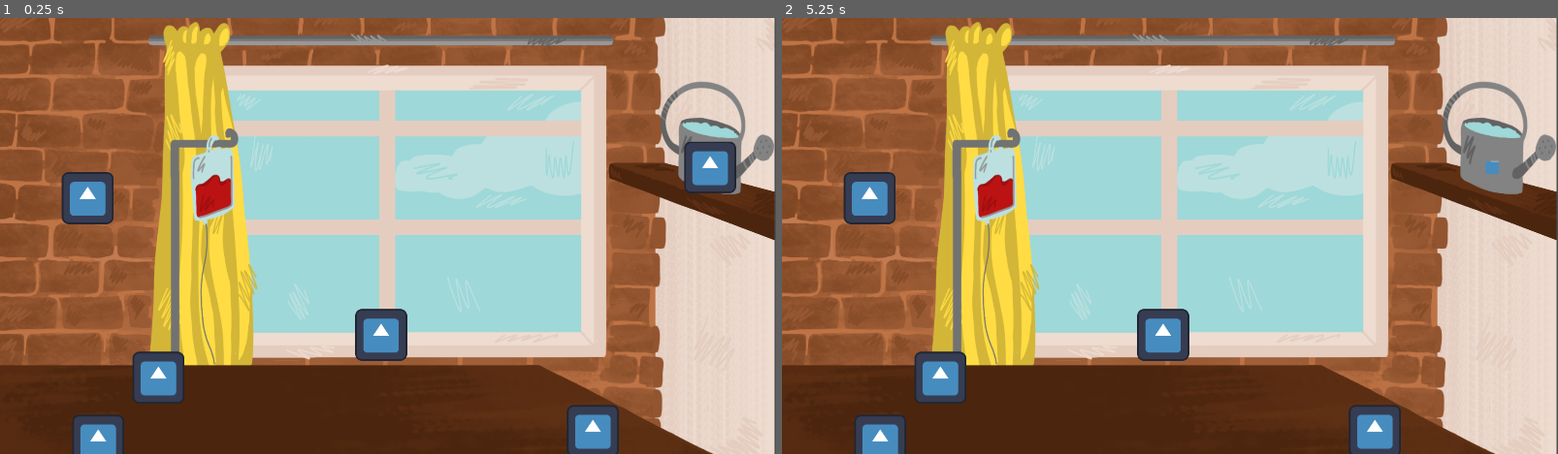
Above: before the commit, frames 1-2 (left to right).
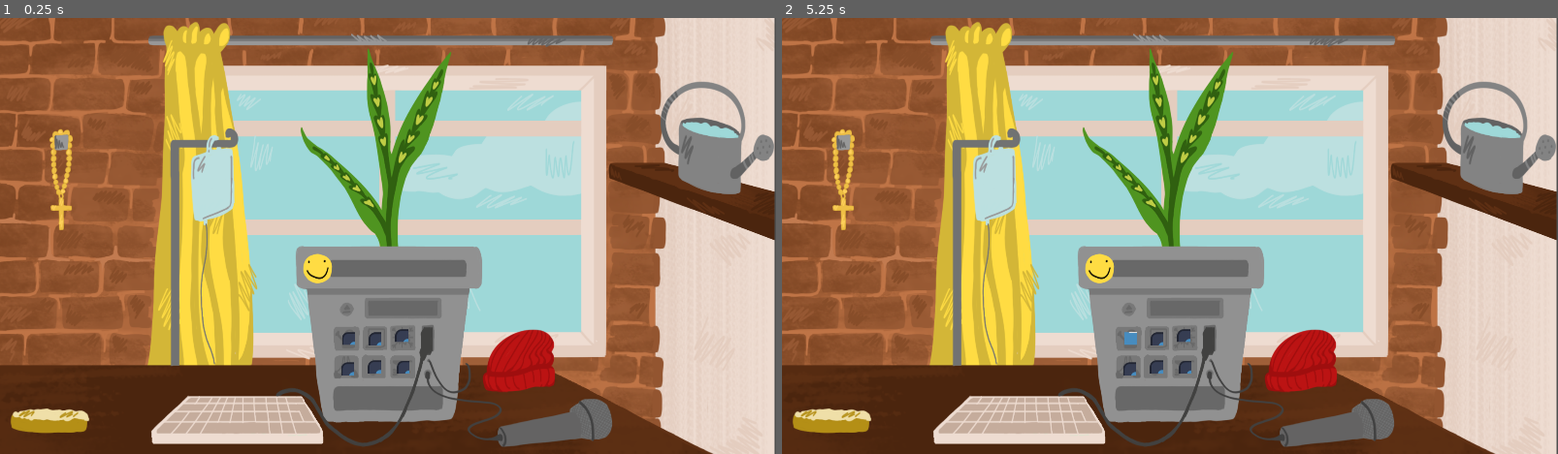
Above: after the commit, the same moments.

Repository: ValetNoir/enjam2025
Game: Godot game, scene res://scenes/mainScene.tscn
Two runs of this game, one before a commit and one after it. Both use one fixed random seed, a clock stepped at 60 frames per second and the inputs below. The project has no main scene, so this scene is started directly. The engine's default icon, where the game draws it, is replaced by a stand-in: a white triangle on a blue panel in a dark square.
Inputs (mouse positions are in pixels of both pictures, inside the frame that each line leads up to):
- Up to frame 1 (0.25 s): no input
- Up to frame 2 (5.25 s): tap Enter at 0.5, 2, 3.5 s; move the mouse to (1340, 214) at 0.52 s; press the mouse at (1340, 214) at 0.53 s; tap Space at 1.25, 2.75, 4.25 s; move the mouse to (1014, 257) at 1.27 s; release the mouse at (1014, 257) at 1.28 s; click (1014, 257) at 1.35 s; move the mouse to (1247, 140) at 2.02 s; press the mouse at (1247, 140) at 2.03 s; move the mouse to (1131, 323) at 2.77 s; release the mouse at (1131, 323) at 2.78 s; click (1131, 323) at 2.85 s; move the mouse to (1402, 301) at 3.52 s; press the mouse at (1402, 301) at 3.53 s; move the mouse to (937, 170) at 4.27 s; release the mouse at (937, 170) at 4.28 s; click (937, 170) at 4.35 s; move the mouse to (1208, 236) at 5.02 s; press the mouse at (1208, 236) at 5.03 s

The runs differ from the first frame. In frame 1, 19% of the frame differs, in the area x 1-95%, y 7-100%; in frame 2, 18%.
Error before the commit: Invalid access to property or key 'is_active' on a base object of type 'Nil'. (res://scripts/plantActivityTrigger.gd:7)
Error after the commit: Invalid access to property or key 'is_active' on a base object of type 'Nil'. (res://scripts/plantActivityTrigger.gd:9)

Commit message:
rework main scene

Diff:
--- a/scenes/led.tscn
+++ b/scenes/led.tscn
@@ -3,9 +3,9 @@
 [ext_resource type="Script" uid="uid://y101syr8i8jc" path="res://scripts/led.gd" id="1_126cy"]
 [ext_resource type="Texture2D" uid="uid://chgswxgrfdo5d" path="res://art/icon.svg" id="1_soycm"]
 
-[sub_resource type="AtlasTexture" id="AtlasTexture_wuehv"]
+[sub_resource type="AtlasTexture" id="AtlasTexture_soycm"]
 atlas = ExtResource("1_soycm")
-region = Rect2(0, 0, 128, 128)
+region = Rect2(0, 0, 32, 32)
 
 [sub_resource type="AtlasTexture" id="AtlasTexture_vcctn"]
 atlas = ExtResource("1_soycm")
@@ -19,7 +19,7 @@
 animations = [{
 "frames": [{
 "duration": 1.0,
-"texture": SubResource("AtlasTexture_wuehv")
+"texture": SubResource("AtlasTexture_soycm")
 }],
 "loop": true,
 "name": &"off",
@@ -38,7 +38,8 @@
 }]
 
 [node name="LED" type="AnimatedSprite2D"]
+z_index = 2
 sprite_frames = SubResource("SpriteFrames_mdyer")
-animation = &"on"
+animation = &"off"
 autoplay = "off"
 script = ExtResource("1_126cy")
--- a/scenes/mainScene.tscn
+++ b/scenes/mainScene.tscn
@@ -1,27 +1,119 @@
-[gd_scene load_steps=7 format=3 uid="uid://d3f1hiiwkltqs"]
+[gd_scene load_steps=22 format=3 uid="uid://d3f1hiiwkltqs"]
 
 [ext_resource type="Texture2D" uid="uid://d0vfo4xdjtr4y" path="res://art/bkground-enjam2025.png" id="1_w16ng"]
 [ext_resource type="Texture2D" uid="uid://cbxbmudi1m1wb" path="res://art/perfusion-pleine.png" id="2_1jq6i"]
 [ext_resource type="Texture2D" uid="uid://cxhachq8bltmh" path="res://art/arosoir.png" id="3_1jq6i"]
 [ext_resource type="PackedScene" uid="uid://dpel28tagyukw" path="res://scenes/problem.tscn" id="3_twn0q"]
+[ext_resource type="Texture2D" uid="uid://c2t8sgc27awge" path="res://art/perfusion-vide.png" id="3_vdgl5"]
 [ext_resource type="PackedScene" uid="uid://wlp0aaf4sfw1" path="res://scenes/trigger.tscn" id="4_hhxvm"]
-[ext_resource type="PackedScene" uid="uid://ch3vuay0jj1wd" path="res://scenes/led.tscn" id="5_w16ng"]
+[ext_resource type="Texture2D" uid="uid://le6y7kk36yi6" path="res://art/bonnet.png" id="5_hnm5q"]
+[ext_resource type="Texture2D" uid="uid://dwwho8nw00ty2" path="res://art/chapelet.png" id="6_0eirs"]
+[ext_resource type="Texture2D" uid="uid://5hgtypeg1kk5" path="res://art/clavier.png" id="7_gg62s"]
+[ext_resource type="Texture2D" uid="uid://dxevplrxlaa0a" path="res://art/micro.png" id="8_f44mt"]
+[ext_resource type="Texture2D" uid="uid://cv3sefqppmq2o" path="res://art/pot-plante.png" id="9_1s0h2"]
+[ext_resource type="Texture2D" uid="uid://g36gsdrbb3u4" path="res://art/tartine.png" id="10_w72fx"]
+[ext_resource type="Texture2D" uid="uid://drv58v1ygo0kg" path="res://art/plante-top.png" id="11_ybfn7"]
+[ext_resource type="Texture2D" uid="uid://bhoadf58jjkt" path="res://art/plante-mid.png" id="12_u2jin"]
+[ext_resource type="Texture2D" uid="uid://y0t175vo6wqw" path="res://art/plante-morte.png" id="13_khoa4"]
+[ext_resource type="PackedScene" uid="uid://djcm1prlftyxe" path="res://scenes/tools/arrosoir.tscn" id="16_gg62s"]
+[ext_resource type="PackedScene" uid="uid://di1ssyrwwp7as" path="res://scenes/tools/priere.tscn" id="17_f44mt"]
+[ext_resource type="PackedScene" uid="uid://dq4khbqrbmc84" path="res://scenes/tools/computerTyping.tscn" id="18_1s0h2"]
+
+[sub_resource type="SpriteFrames" id="SpriteFrames_x04a8"]
+animations = [{
+"frames": [{
+"duration": 1.0,
+"texture": ExtResource("2_1jq6i")
+}],
+"loop": true,
+"name": &"pleine",
+"speed": 5.0
+}, {
+"frames": [{
+"duration": 1.0,
+"texture": ExtResource("3_vdgl5")
+}],
+"loop": true,
+"name": &"vide",
+"speed": 5.0
+}]
+
+[sub_resource type="AtlasTexture" id="AtlasTexture_k7hqw"]
+atlas = ExtResource("11_ybfn7")
+region = Rect2(0, 0, 1920, 1080)
+
+[sub_resource type="SpriteFrames" id="SpriteFrames_tokr4"]
+animations = [{
+"frames": [{
+"duration": 1.0,
+"texture": SubResource("AtlasTexture_k7hqw")
+}],
+"loop": true,
+"name": &"default",
+"speed": 0.0
+}, {
+"frames": [{
+"duration": 1.0,
+"texture": ExtResource("11_ybfn7")
+}, {
+"duration": 1.0,
+"texture": ExtResource("12_u2jin")
+}, {
+"duration": 1.0,
+"texture": ExtResource("13_khoa4")
+}],
+"loop": false,
+"name": &"die",
+"speed": 4.0
+}]
 
 [node name="MainScene" type="Node2D"]
 
-[node name="Node2D" type="Node2D" parent="."]
-
-[node name="Background" type="Sprite2D" parent="Node2D"]
+[node name="Graphics" type="Node2D" parent="."]
+
+[node name="Background" type="Sprite2D" parent="Graphics"]
+z_index = -1
 scale = Vector2(0.997971, 1.0018518)
 texture = ExtResource("1_w16ng")
 centered = false
 
-[node name="PerfusionPleine" type="Sprite2D" parent="Node2D"]
-texture = ExtResource("2_1jq6i")
-centered = false
-
-[node name="Arosoir" type="Sprite2D" parent="Node2D"]
+[node name="Perfusion" type="AnimatedSprite2D" parent="Graphics"]
+sprite_frames = SubResource("SpriteFrames_x04a8")
+animation = &"vide"
+centered = false
+
+[node name="Arrosoir" type="Sprite2D" parent="Graphics"]
 texture = ExtResource("3_1jq6i")
+centered = false
+
+[node name="Bonnet" type="Sprite2D" parent="Graphics"]
+texture = ExtResource("5_hnm5q")
+centered = false
+
+[node name="Chapelet" type="Sprite2D" parent="Graphics"]
+texture = ExtResource("6_0eirs")
+centered = false
+
+[node name="Clavier" type="Sprite2D" parent="Graphics"]
+texture = ExtResource("7_gg62s")
+centered = false
+
+[node name="Micro" type="Sprite2D" parent="Graphics"]
+texture = ExtResource("8_f44mt")
+centered = false
+
+[node name="PotPlante" type="Sprite2D" parent="Graphics"]
+z_index = 1
+texture = ExtResource("9_1s0h2")
+centered = false
+
+[node name="Tartine" type="Sprite2D" parent="Graphics"]
+texture = ExtResource("10_w72fx")
+centered = false
+
+[node name="PlanteTop" type="AnimatedSprite2D" parent="Graphics"]
+sprite_frames = SubResource("SpriteFrames_tokr4")
+autoplay = "default"
 centered = false
 
 [node name="Problems" type="Node" parent="."]
@@ -30,93 +122,104 @@
 unlock_time = 5
 reload_time = 30
 
-[node name="LED" parent="Problems/Soif" instance=ExtResource("5_w16ng")]
-position = Vector2(1757, 370)
+[node name="LED" parent="Problems/Soif" index="1"]
+position = Vector2(862, 794)
 
 [node name="Triste" parent="Problems" instance=ExtResource("3_twn0q")]
 unlock_time = 20
 reload_time = 30
 
-[node name="LED" parent="Problems/Triste" instance=ExtResource("5_w16ng")]
-position = Vector2(943, 785)
+[node name="LED" parent="Problems/Triste" index="1"]
+position = Vector2(928, 795)
 
 [node name="Froid" parent="Problems" instance=ExtResource("3_twn0q")]
 unlock_time = 45
 reload_time = 30
 
-[node name="LED" parent="Problems/Froid" instance=ExtResource("5_w16ng")]
-position = Vector2(392, 891)
+[node name="LED" parent="Problems/Froid" index="1"]
+position = Vector2(994, 787)
 
 [node name="Sombre" parent="Problems" instance=ExtResource("3_twn0q")]
 unlock_time = 60
 reload_time = 30
 
-[node name="LED" parent="Problems/Sombre" instance=ExtResource("5_w16ng")]
-position = Vector2(217, 446)
+[node name="LED" parent="Problems/Sombre" index="1"]
+position = Vector2(860, 869)
 
 [node name="Faible" parent="Problems" instance=ExtResource("3_twn0q")]
 unlock_time = 75
 reload_time = 30
 
-[node name="LED" parent="Problems/Faible" instance=ExtResource("5_w16ng")]
-position = Vector2(1467, 1023)
+[node name="LED" parent="Problems/Faible" index="1"]
+position = Vector2(926, 864)
 
 [node name="Faim" parent="Problems" instance=ExtResource("3_twn0q")]
 unlock_time = 90
 reload_time = 30
 
-[node name="LED" parent="Problems/Faim" instance=ExtResource("5_w16ng")]
-position = Vector2(243, 1047)
+[node name="LED" parent="Problems/Faim" index="1"]
+position = Vector2(998, 865)
 
 [node name="Triggers" type="Node" parent="."]
 
-[node name="Arrosoir" parent="Triggers" instance=ExtResource("4_hhxvm")]
+[node name="Arrosoir" parent="Triggers" node_paths=PackedStringArray("linkedProblem") instance=ExtResource("4_hhxvm")]
+position = Vector2(2, 5)
+linkedProblem = NodePath("../../Problems/Soif")
+linkedSolution = ExtResource("16_gg62s")
 
 [node name="CollisionPolygon2D" parent="Triggers/Arrosoir" index="0"]
-polygon = PackedVector2Array(1772, 74, 1634, 162, 1634, 423, 1761, 499, 1904, 422, 1907, 156)
-
-[node name="Clavier" parent="Triggers" instance=ExtResource("4_hhxvm")]
-
-[node name="CollisionPolygon2D" parent="Triggers/Clavier" index="0"]
-polygon = PackedVector2Array(524, 925, 357, 1006, 370, 1072, 813, 1073, 811, 1006, 744, 920)
-
-[node name="Chapelet" parent="Triggers" instance=ExtResource("4_hhxvm")]
+polygon = PackedVector2Array(1764, 119, 1615, 176, 1617, 396, 1745, 474, 1916, 421, 1912, 197)
+
+[node name="Micro" parent="Triggers" node_paths=PackedStringArray("linkedProblem") instance=ExtResource("4_hhxvm")]
+position = Vector2(52.762115, 726.04285)
+linkedProblem = NodePath("../../Problems/Triste")
+
+[node name="CollisionPolygon2D" parent="Triggers/Micro" index="0"]
+polygon = PackedVector2Array(1501.2379, 255.95715, 1409.2379, 179.95715, 1160.2379, 279.95715, 1168.2379, 350.95715, 1440.2379, 357.95715)
+
+[node name="Bonnet" parent="Triggers" node_paths=PackedStringArray("linkedProblem") instance=ExtResource("4_hhxvm")]
+linkedProblem = NodePath("../../Problems/Froid")
+
+[node name="CollisionPolygon2D" parent="Triggers/Bonnet" index="0"]
+position = Vector2(1015, -14)
+polygon = PackedVector2Array(279, 756, 183, 810, 157, 939, 267, 970, 388, 927, 375, 790)
+
+[node name="Chapelet" parent="Triggers" node_paths=PackedStringArray("linkedProblem") instance=ExtResource("4_hhxvm")]
+linkedProblem = NodePath("../../Problems/Sombre")
+linkedSolution = ExtResource("17_f44mt")
 
 [node name="CollisionPolygon2D" parent="Triggers/Chapelet" index="0"]
 position = Vector2(41, -512)
-polygon = PackedVector2Array(104, 749, 41, 796, 48, 1035, 104, 1109, 173, 1026, 173, 799)
-
-[node name="Sang" parent="Triggers" instance=ExtResource("4_hhxvm")]
+polygon = PackedVector2Array(110, 751, 41, 796, 48, 1035, 113, 1077, 173, 1026, 177, 796)
+
+[node name="Sang" parent="Triggers" node_paths=PackedStringArray("linkedProblem") instance=ExtResource("4_hhxvm")]
+linkedProblem = NodePath("../../Problems/Faible")
 
 [node name="CollisionPolygon2D" parent="Triggers/Sang" index="0"]
-polygon = PackedVector2Array(1283, 899, 1143, 1039, 1182, 1076, 1395, 1078, 1505, 947)
-
-[node name="Bonnet" parent="Triggers" instance=ExtResource("4_hhxvm")]
-
-[node name="CollisionPolygon2D" parent="Triggers/Bonnet" index="0"]
-polygon = PackedVector2Array(279, 756, 175, 810, 157, 923, 264, 963, 395, 942, 378, 813)
-
-[node name="Tartine" parent="Triggers" instance=ExtResource("4_hhxvm")]
+polygon = PackedVector2Array(415, 260, 416, 527, 604, 534, 613, 264)
+
+[node name="Tartine" parent="Triggers" node_paths=PackedStringArray("linkedProblem") instance=ExtResource("4_hhxvm")]
+linkedProblem = NodePath("../../Problems/Faim")
 
 [node name="CollisionPolygon2D" parent="Triggers/Tartine" index="0"]
-polygon = PackedVector2Array(156, 937, 79, 932, 6, 968, 8, 1025, 127, 1050, 231, 1023, 241, 976)
-
-[connection signal="started" from="Problems/Soif" to="Problems/Soif/LED" method="on"]
-[connection signal="stopped" from="Problems/Soif" to="Problems/Soif/LED" method="off"]
-[connection signal="started" from="Problems/Triste" to="Problems/Triste/LED" method="on"]
-[connection signal="stopped" from="Problems/Triste" to="Problems/Triste/LED" method="off"]
-[connection signal="started" from="Problems/Froid" to="Problems/Froid/LED" method="on"]
-[connection signal="stopped" from="Problems/Froid" to="Problems/Froid/LED" method="off"]
-[connection signal="started" from="Problems/Sombre" to="Problems/Sombre/LED" method="on"]
-[connection signal="stopped" from="Problems/Sombre" to="Problems/Sombre/LED" method="off"]
-[connection signal="started" from="Problems/Faible" to="Problems/Faible/LED" method="on"]
-[connection signal="stopped" from="Problems/Faible" to="Problems/Faible/LED" method="off"]
-[connection signal="started" from="Problems/Faim" to="Problems/Faim/LED" method="on"]
-[connection signal="stopped" from="Problems/Faim" to="Problems/Faim/LED" method="off"]
-
+polygon = PackedVector2Array(11, 948, 13, 1040, 239, 1043, 242, 953)
+
+[node name="Clavier" parent="Triggers" instance=ExtResource("4_hhxvm")]
+linkedSolution = ExtResource("18_1s0h2")
+
+[node name="CollisionPolygon2D" parent="Triggers/Clavier" index="0"]
+polygon = PackedVector2Array(450, 919, 357, 1006, 361, 1072, 813, 1073, 811, 1006, 744, 920)
+
+[editable path="Problems/Soif"]
+[editable path="Problems/Triste"]
+[editable path="Problems/Froid"]
+[editable path="Problems/Sombre"]
+[editable path="Problems/Faible"]
+[editable path="Problems/Faim"]
 [editable path="Triggers/Arrosoir"]
-[editable path="Triggers/Clavier"]
+[editable path="Triggers/Micro"]
+[editable path="Triggers/Bonnet"]
 [editable path="Triggers/Chapelet"]
 [editable path="Triggers/Sang"]
-[editable path="Triggers/Bonnet"]
 [editable path="Triggers/Tartine"]
+[editable path="Triggers/Clavier"]
--- a/scenes/problem.tscn
+++ b/scenes/problem.tscn
@@ -1,10 +1,16 @@
-[gd_scene load_steps=2 format=3 uid="uid://dpel28tagyukw"]
+[gd_scene load_steps=3 format=3 uid="uid://dpel28tagyukw"]
 
 [ext_resource type="Script" uid="uid://b12w64jtwfybi" path="res://scripts/problem.gd" id="1_nl8ip"]
+[ext_resource type="PackedScene" uid="uid://ch3vuay0jj1wd" path="res://scenes/led.tscn" id="2_oth8r"]
 
 [node name="Problem" type="Node"]
 script = ExtResource("1_nl8ip")
 
 [node name="Timer" type="Timer" parent="."]
 
+[node name="LED" parent="." instance=ExtResource("2_oth8r")]
+position = Vector2(1757, 370)
+
+[connection signal="started" from="." to="LED" method="on"]
+[connection signal="stopped" from="." to="LED" method="off"]
 [connection signal="timeout" from="Timer" to="." method="_on_timer_timeout"]
--- a/scenes/trigger.tscn
+++ b/scenes/trigger.tscn
@@ -1,6 +1,7 @@
-[gd_scene load_steps=2 format=3 uid="uid://wlp0aaf4sfw1"]
+[gd_scene load_steps=3 format=3 uid="uid://wlp0aaf4sfw1"]
 
 [ext_resource type="Script" uid="uid://6u5mlf5makju" path="res://scripts/plantActivityTrigger.gd" id="1_du5ex"]
+[ext_resource type="Texture2D" uid="uid://chgswxgrfdo5d" path="res://art/icon.svg" id="2_7fap0"]
 
 [node name="Trigger" type="Area2D"]
 script = ExtResource("1_du5ex")
@@ -8,3 +9,8 @@
 [node name="CollisionPolygon2D" type="CollisionPolygon2D" parent="."]
 
 [node name="Sprite2D" type="Sprite2D" parent="."]
+visible = false
+texture = ExtResource("2_7fap0")
+
+[connection signal="mouse_entered" from="." to="." method="_on_mouse_entered"]
+[connection signal="mouse_exited" from="." to="." method="_on_mouse_exited"]
--- a/scripts/plantActivityTrigger.gd
+++ b/scripts/plantActivityTrigger.gd
@@ -2,9 +2,17 @@
 
 @export var linkedProblem : Node
 @export var linkedSolution : PackedScene
+
+@onready var sprite_2d: Sprite2D = $Sprite2D
 
 func _unhandled_input(event: InputEvent) -> void:
 	if linkedProblem.is_active and !Data.is_occupied && event is InputEventMouseButton && event.is_pressed():
 		var solution_instance = linkedSolution.instantiate()
 		get_tree().get_root().add_child(solution_instance)
 		solution_instance.problem = linkedProblem
+
+func _on_mouse_entered() -> void:
+	sprite_2d.show()
+
+func _on_mouse_exited() -> void:
+	sprite_2d.hide()
Binary file removed: art/plante.png
Not shown, removed: art/plante.png.import
Renamed: scenes/base_mechanics/computerTyping.tscn -> scenes/tools/computerTyping.tscn
